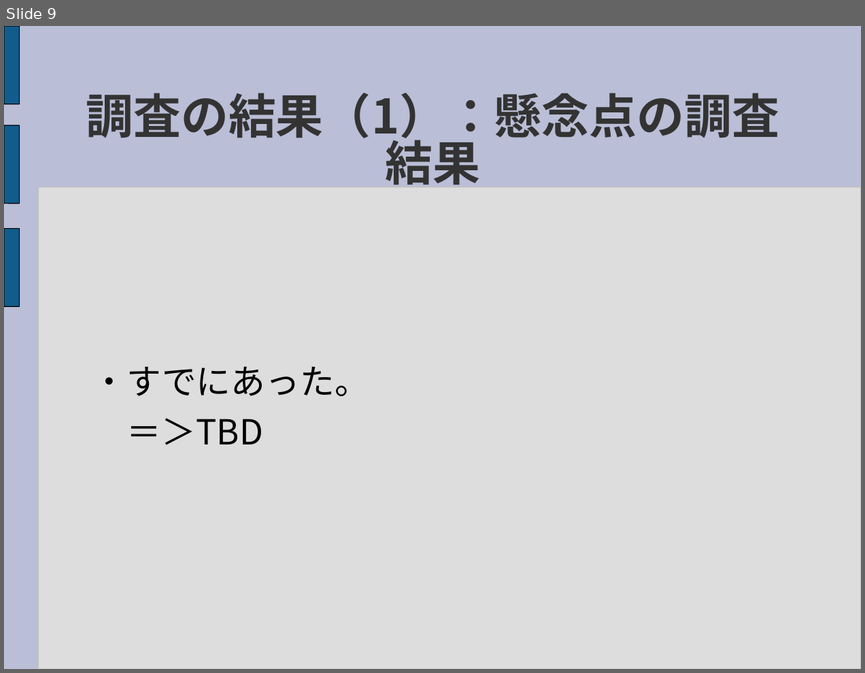
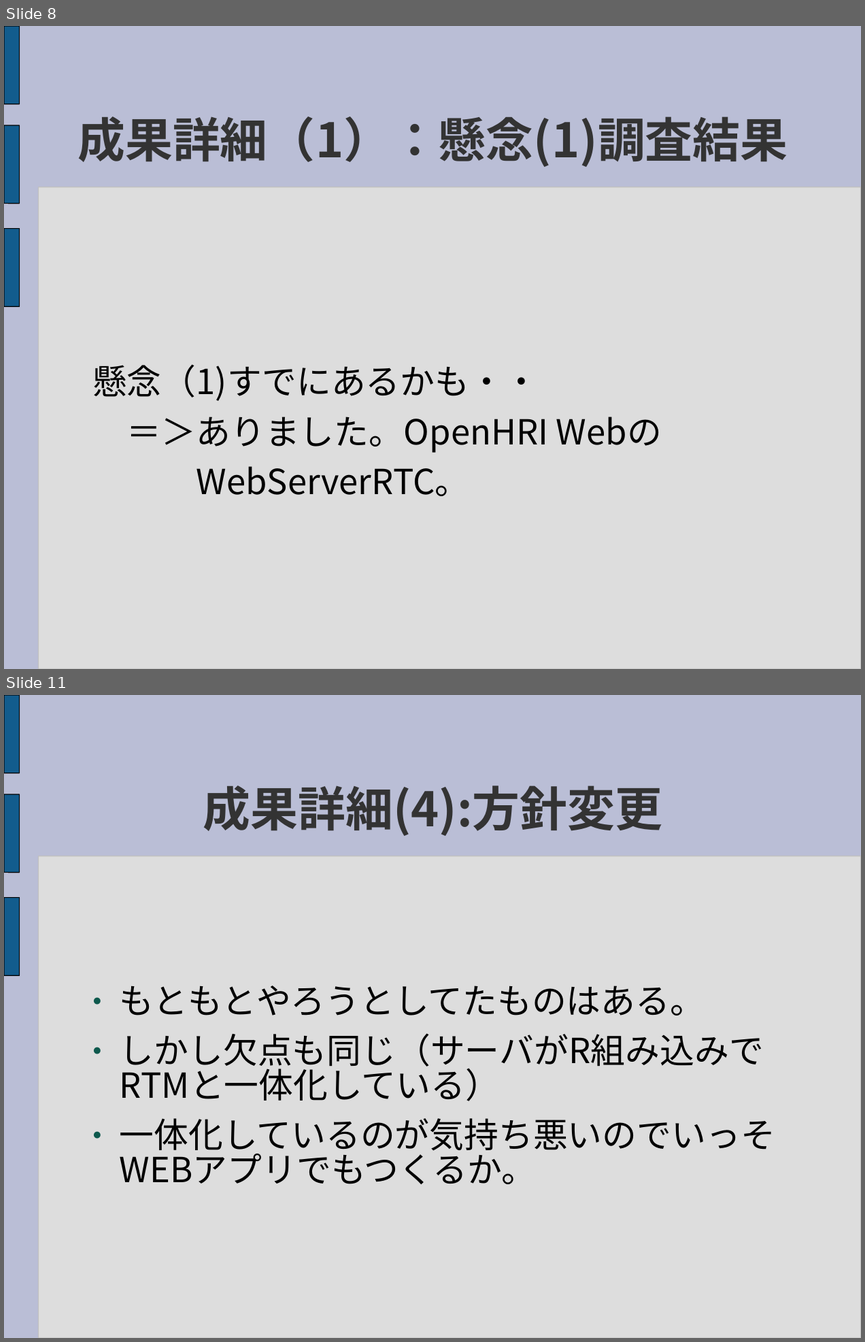
Before and after one commit to sec-d04/RTMWeb, a slide deck: Document/Presentation/RTMWeb_ResearchPresentation.ppt. Shown one above the other, each under a label of ours: slide 9 before the commit, slides 8 and 11 after it; the slides between them are not shown. The pictures are 865x673 and 865x1342 pixels, drawn with LibreOffice and Linux fonts; fonts in the diff are those of the drawing. Boxes give left, top, right and bottom in pixels: in the first picture for what was removed or moved away, otherwise in the second. Text is boxed around its words. In the diff, an @@ line names an element or a change of style, - is before the commit and + after.

Commit message:
成果発表資料全体大修正　一応完成版のつもり
・発表の流れをシンプルにし、それにあわせ全体を再構成した。
・「おさらい」のRTMの説明を削除した。
・今後を修正した。
・OpenHRIにあったRTM+WEBの説明を追加した。
・意見のまとまってない点を記載した。
・新提案を追加した。

```diff
--- a/Document/Presentation/RTMWeb_ResearchPresentation.ppt
+++ b/Document/Presentation/RTMWeb_ResearchPresentation.ppt
@@ slide 11 added at box(4, 695, 861, 1338), background #BABED6; not listed: 4 template elements that a slide beside it also shows @@
@@ title added at box(203, 785, 663, 836), 44 pt, text #333333, bold @@
+成果詳細(4):方針変更
@@ text added at box(120, 985, 775, 1184), 32 pt, text #000000 @@
+● もともとやろうとしてたものはある。
+● しかし欠点も同じ（サーバがR組み込みでRTMと一体化している）
+● 一体化しているのが気持ち悪いのでいっそWEBアプリでもつくるか。
@@ what was slide 9 is now slide 8 @@
@@ slide 8 changed as well @@
@@ title at box(77, 116, 787, 167): text changed @@
-調査の結果（1）：懸念点の調査結果
+成果詳細（1）：懸念(1)調査結果
@@ text at box(92, 364, 662, 496): text changed @@
-・すでにあった。
-＝＞TBD
+懸念（1)すでにあるかも・・
+＝＞ありました。OpenHRI Webの
+WebServerRTC。
```
Also in this commit, not shown: 10 other slides changed, 5 other slides added, 4 slides removed.
